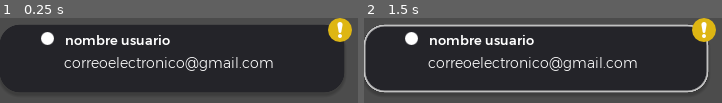
Above: before the commit, frames 1-2 (left to right).
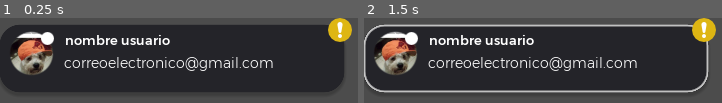
Above: after the commit, the same moments.

Repository: Radhe-0/LLM
Game: Godot game, scene res://scenes/contacto_ls/contacto_ls.tscn
The game is run twice, just before and just after one commit, with the same random seed, the same clock (stepped at 60 frames per second) and the same inputs. This scene is started directly instead of the project's main scene.
Inputs (mouse positions are in pixels of both pictures, inside the frame that each line leads up to):
- Up to frame 1 (0.25 s): no input
- Up to frame 2 (1.5 s): click (535, 58) at 0.5 s; click (535, 58) at 1.25 s

The runs differ from the first frame. In frame 1, 4.1% of the frame differs, in the area x 2-15%, y 15-68%; in frame 2, 4.1%.
Error before the commit: Attempt to call function 'get_width' in base 'null instance' on a null instance. (res://scenes/contacto_ls/contacto_ls.gd:12)

Commit message:
actualizacion

Diff:
--- a/scenes/contacto_ls/contacto_ls.tscn
+++ b/scenes/contacto_ls/contacto_ls.tscn
@@ -1,8 +1,9 @@
-[gd_scene load_steps=16 format=2]
+[gd_scene load_steps=17 format=2]
 
 [ext_resource path="res://scenes/contacto_ls/contacto_ls.gd" type="Script" id=1]
 [ext_resource path="res://gontserrat/Gontserrat-Light.ttf" type="DynamicFontData" id=2]
 [ext_resource path="res://gontserrat/Gontserrat-Medium.ttf" type="DynamicFontData" id=3]
+[ext_resource path="res://IMG-20221110-WA0009.jpg" type="Texture" id=4]
 [ext_resource path="res://images/new-moon(1).png" type="Texture" id=5]
 [ext_resource path="res://images/exclamation.png" type="Texture" id=6]
 [ext_resource path="res://images/circle16.png" type="Texture" id=7]
@@ -165,6 +166,7 @@
 margin_top = 13.0
 margin_right = 54.0
 margin_bottom = 58.0
+texture = ExtResource( 4 )
 expand = true
 stretch_mode = 6
 
--- a/scenes/main/main.gd
+++ b/scenes/main/main.gd
@@ -1,4 +1,11 @@
 extends Control
+
+
+func _on_request_completed(result, response_code, headers, body):
+	if result == HTTPRequest.RESULT_SUCCESS:
+		print("Imagen enviada exitosamente")
+	else:
+		print("Error al enviar la imagen: ", result)
 
 ###########################################
 var websocket_url = "ws://localhost:8765"
@@ -9,7 +16,7 @@
 	_client.connect("connection_error", self, "_closed")
 	_client.connect("connection_established", self, "_connected")
 	_client.connect("data_received", self, "_handler")
-
+	_client.set_buffers(5000, 2048, 5000, 2048)
 	var err = _client.connect_to_url(websocket_url)
 	if err != OK:
 		print("Unable to connect")
@@ -26,6 +33,7 @@
 	solicitud_al_servidor("obtener_nickname", {"email": Global.email})
 	solicitud_al_servidor("obtener_contactos", {"email":  Global.email})
 	solicitud_al_servidor("obtener_estados", {"email": Global.email})
+	enviar_imagen(Global.email)
 
 func solicitud_al_servidor(accion: String, data: Dictionary):
 	var solicitud = {"accion": accion, "data": data}
@@ -33,6 +41,14 @@
 	_client.get_peer(1).put_var(json_solicitud)  # Envía los datos codificados como JSON
 
 ###########################################
+
+
+func enviar_imagen(email):
+	var image_data = Image.new()
+	image_data.load("res://IMG-20221110-WA0009.jpg")
+	var image_bytes = image_data.save_png_to_buffer()
+	var imagenb64 = Marshalls.raw_to_base64(image_bytes)
+	solicitud_al_servidor("actualizar_imagen", {"imagenb64": imagenb64, "email": email})
 
 
 func colocar_contactos(contactos): # agregar animacion y foto de cada contacto
Binary file added: IMG-20221110-WA0009.jpg
Not shown, added: IMG-20221110-WA0009.jpg.import
Not shown, added: imagensita.png.import
